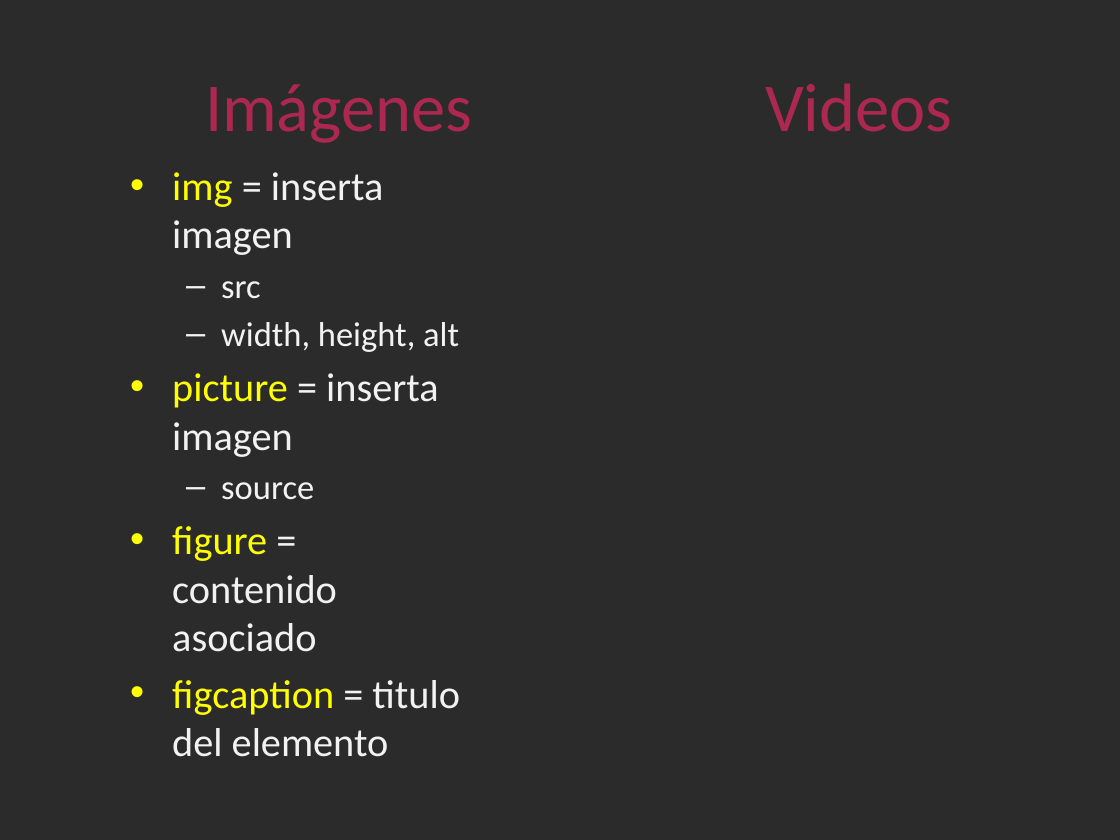
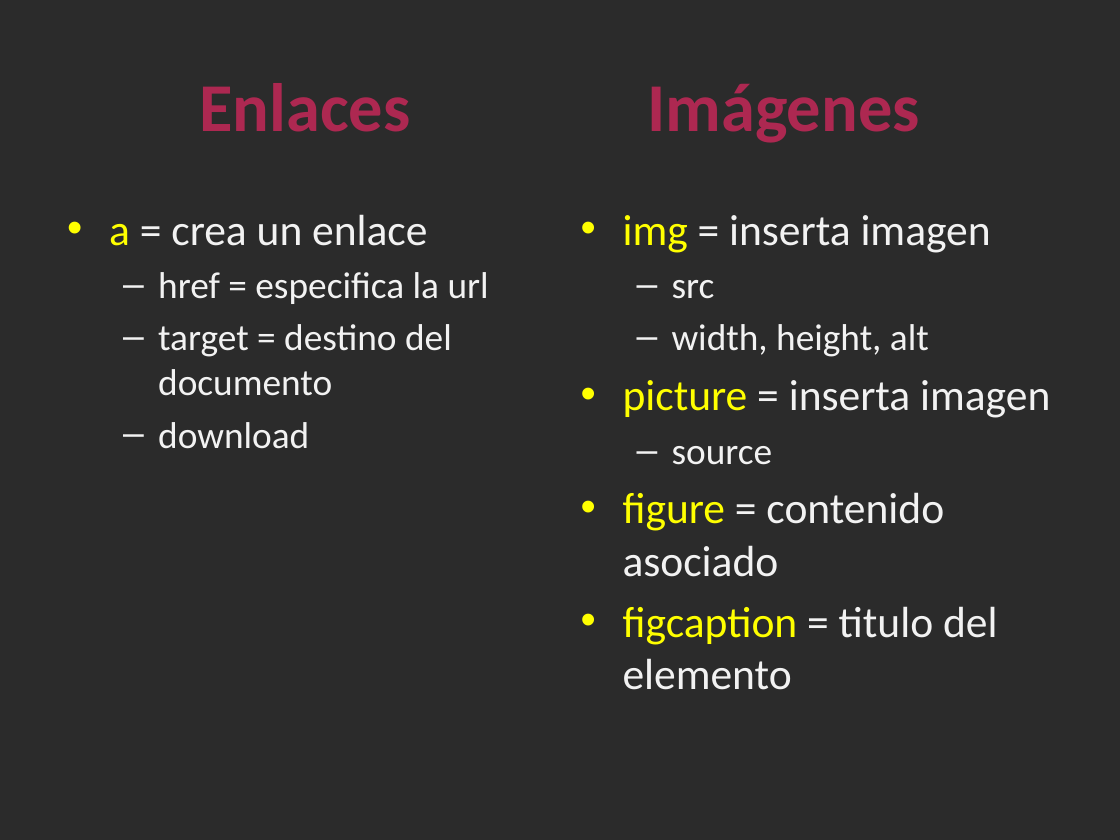
Before and after one commit to GEFullStackWeb/Sesiones, a slide deck: slide 6 of Sesion_2/Clase2_HTML.pptx (slide 2 before the commit). Drawn at 1120x840 pixels with LibreOffice and Linux fonts; fonts in the diff are those of the drawing; background and template pictures are left out; a plain dark background stands for a picture behind light text. Boxes give left, top, right and bottom in pixels: in the first picture for what was removed or moved away, otherwise in the second. Text is boxed around its words. In the diff, an @@ line names an element or a change of style, - is before the commit and + after.

```diff
--- a/Sesion_2/Clase2_HTML.pptx
+++ b/Sesion_2/Clase2_HTML.pptx
@@ title at (200,83,920,143): text changed; bold on @@
-Imágenes Videos
+Enlaces Imágenes
@@ text "img = inserta imagen": place and size @@
-text "img = inserta imagen" at (172,172,460,757)
+text "img = inserta imagen" at (623,215,1050,690)
@@ text "img = inserta imagen" at (623,215,1050,690): size 25.9 to 28 pt in "img = inserta imagen", "picture = inserta imagen", "figure = contenido asociado", "figcaption = titulo del elemento"; size 22.2 to 24 pt in "src", "width, height, alt", "source" @@
@@ text added at (109,214,489,449), 24 pt, text #F2F2F2 @@
+• a = crea un enlace
+  – href = especifica la url
+  – target = destino del documento
+  – download
```
Also in this commit, not shown: 1 other slide changed, 5 slides added, 5 slides removed.
